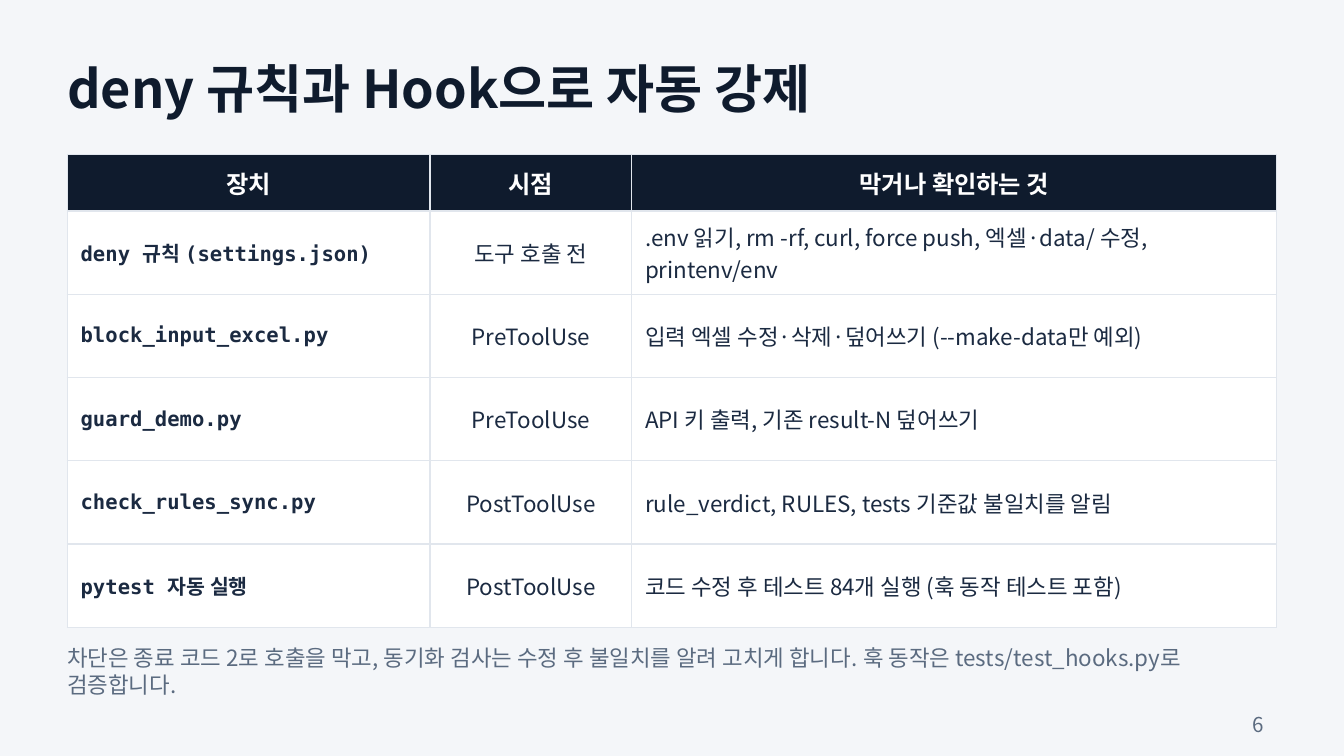
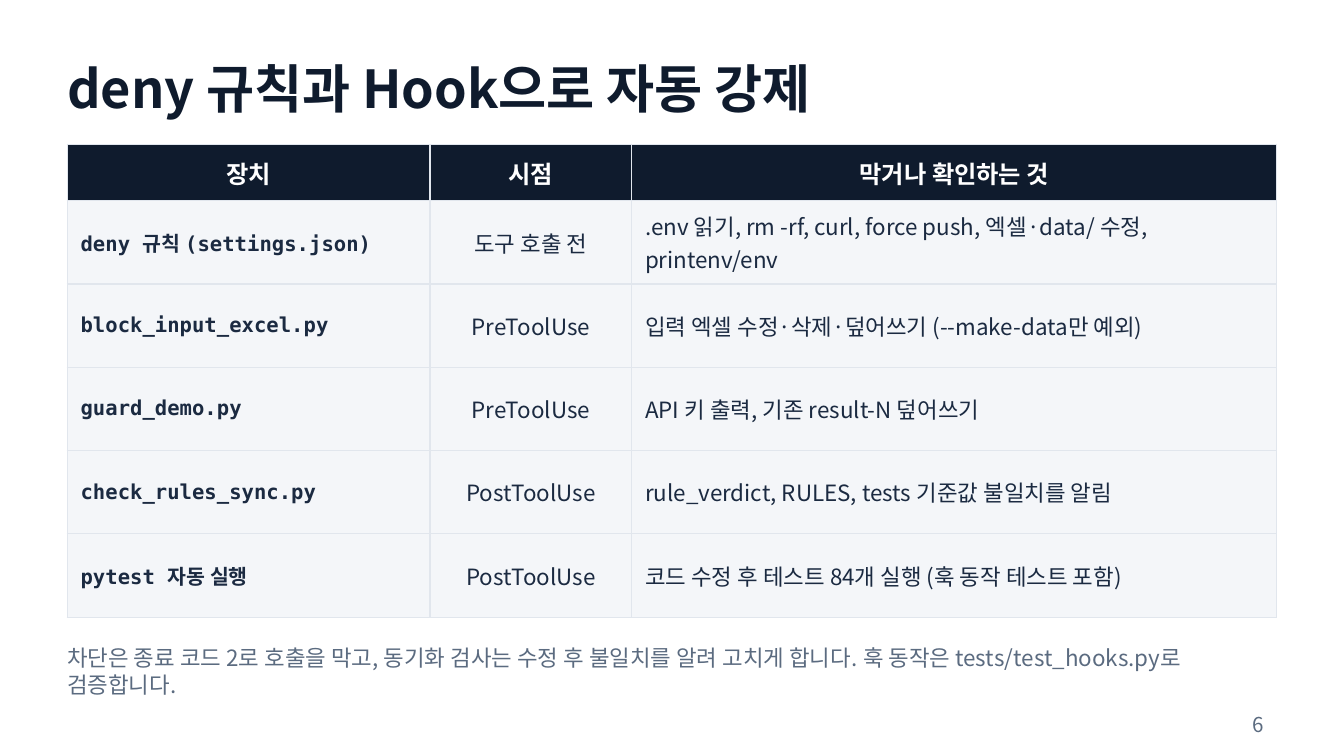
Before and after one commit to njpark22-eng/test, a slide deck: slide 6 of vibe-agent-demo-1.pptx. Drawn at 1344x756 pixels with LibreOffice and Linux fonts; fonts in the diff are those of the drawing. Boxes give left, top, right and bottom in pixels: in the first picture for what was removed or moved away, otherwise in the second. Text is boxed around its words. In the diff, an @@ line names an element or a change of style, - is before the commit and + after.

```diff
--- a/vibe-agent-demo-1.pptx
+++ b/vibe-agent-demo-1.pptx
@@ background #F4F6F9 to #FFFFFF @@
@@ table at [67, 144, 1277, 617] @@
@@ fill #FFFFFF to #F4F6F9 in 15 cells @@
@@ table: place and size @@
-table at [67, 155, 1277, 628]
+table at [67, 144, 1277, 617]
```
Also in this commit, not shown: 8 other slides changed.
